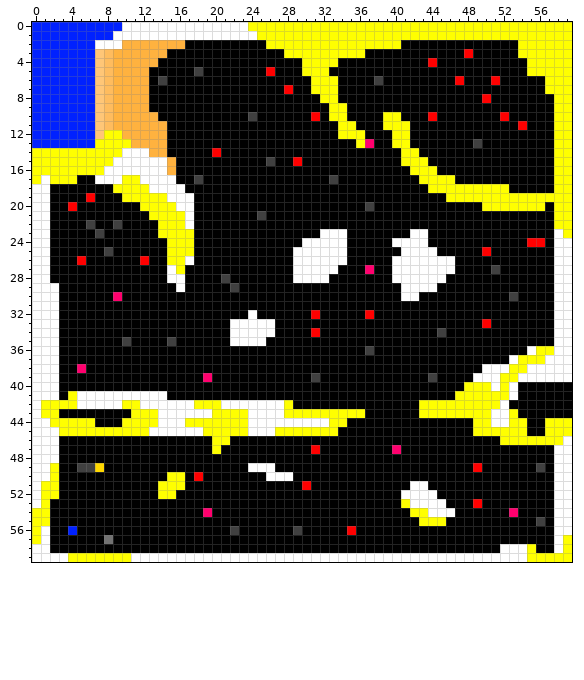
File history of a pixel-art sprite, out/production/Dont_Waste_Your_Ammo/level2.png. Above is the file before it was changed.
The file is 60x60 pixels. Colours within 5 levels of each other are drawn and written as one.
After the commit:
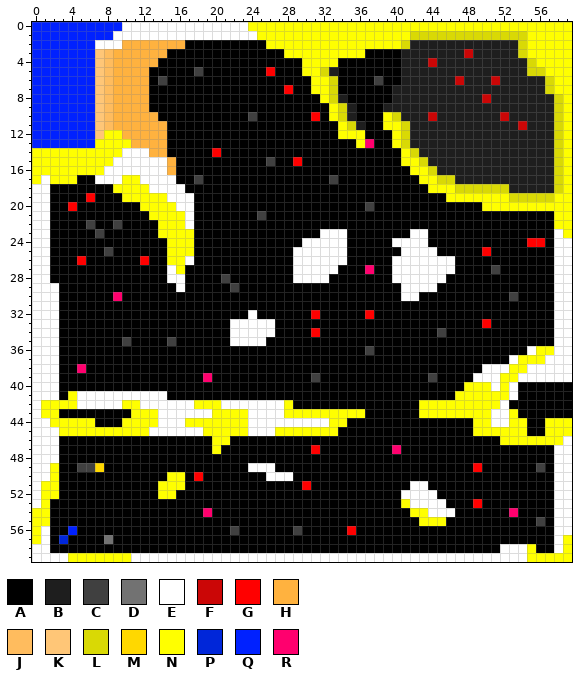
Palette (. is transparent): A #000000  B #1e1e1e  C #404040  D #727272  E #ffffff  F #cb0606  G #ff0000  H #ffb23f  J #ffbc5e  K #ffc677  L #d9d905  M #ffd800  N #ffff00  P #0026d9  Q #0021ff  R #ff006e
The exact change:
@@ x 30..59 @@
  0 NNNNNNNNNNNNNNNNNNNNNNNNNNNNNN
- 1 NNNNNNNNNNNNNNNNNNNNNNNNNNNNNN
- 2 NNNNNNNNNNNAAAAAAAAAAAAANNNNNN
- 3 NNNNNNNAAAAAAAAAAAGAAAAANNNNNN
- 4 NNNNAAAAAAAAAAGAAAAAAAAAANNNNN
- 5 NNNAAAAAAAAAAAAAAAAAAAAAANNNNN
- 6 ANNNAAAACAAAAAAAAGAAAGAAAAANNN
- 7 ANNNAAAAAAAAAAAAAAAAAAAAAAANNN
- 8 AANNAAAAAAAAAAAAAAAAGAAAAAAANN
- 9 AAANNAAAAAAAAAAAAAAAAAAAAAAANN
-10 AGANNAAAANNAAAGAAAAAAAGAAAAANN
-11 AAAANNAAANNNAAAAAAAAAAAAGAAANN
-12 AAAANNNAAANNAAAAAAAAAAAAAAAANN
-13 AAAAAANRAANNAAAAAAACAAAAAAAANN
-14 AAAAAAAAAAANNAAAAAAAAAAAAAAANN
-15 AAAAAAAAAAANNNAAAAAAAAAAAAAANN
-16 AAAAAAAAAAAANNNAAAAAAAAAAAAANN
-17 AAACAAAAAAAAANNNNAAAAAAAAAAANN
-18 AAAAAAAAAAAAAANNNNNNNNNAAAAANN
-19 AAAAAAAAAAAAAAAANNNNNNNNNNNNNN
-20 AAAAAAACAAAAAAAAAAAANNNNNNNANN
+ 1 NNNNNNNNNNNNLLLLLLLLLLLLLNNNNN
+ 2 NNNNNNNNNNNLBBBBBBBBBBBBLNNNNN
+ 3 NNNNNNNAAAABBBBBBBFBBBBBLNNNNN
+ 4 NNNNAAAAAAABBBFBBBBBBBBBBLNNNN
+ 5 NNLBAAAAAAABBBBBBBBBBBBBBLLNNN
+ 6 ANNLAAAACAABBBBBBFBBBFBBBBBLNN
+ 7 ANNLAAAAAABBBBBBBBBBBBBBBBBLNN
+ 8 AANLBAAAAABBBBBBBBBBFBBBBBBBLN
+ 9 AAANLBAAABBBBBBBBBBBBBBBBBBBLN
+10 AGANLBAAANLBBBFBBBBBBBFBBBBBLN
+11 AAAANLBAANNLBBBBBBBBBBBBFBBBLN
+12 AAAANNNAAANLBBBBBBBBBBBBBBBBLN
+13 AAAAAANRAANLBBBBBBBBBBBBBBBBLN
+14 AAAAAAAAAAANLBBBBBBBBBBBBBBBLN
+15 AAAAAAAAAAANNLBBBBBBBBBBBBBBLN
+16 AAAAAAAAAAAANNLBBBBBBBBBBBBBLN
+17 AAACAAAAAAAAANNLLBBBBBBBBBBBLN
+18 AAAAAAAAAAAAAANNNLLLLLLBBBBBLN
+19 AAAAAAAAAAAAAAAANNNNNNNLLLLLNN
+20 AAAAAAACAAAAAAAAAAAANNNNNNNNNN
 21 AAAAAAAAAAAAAAAAAAAAAAAAAAAANN
@@ x 1..5 @@
 56 EAAQA
-57 EAAAA
+57 EAPAA
 58 EAAAA
